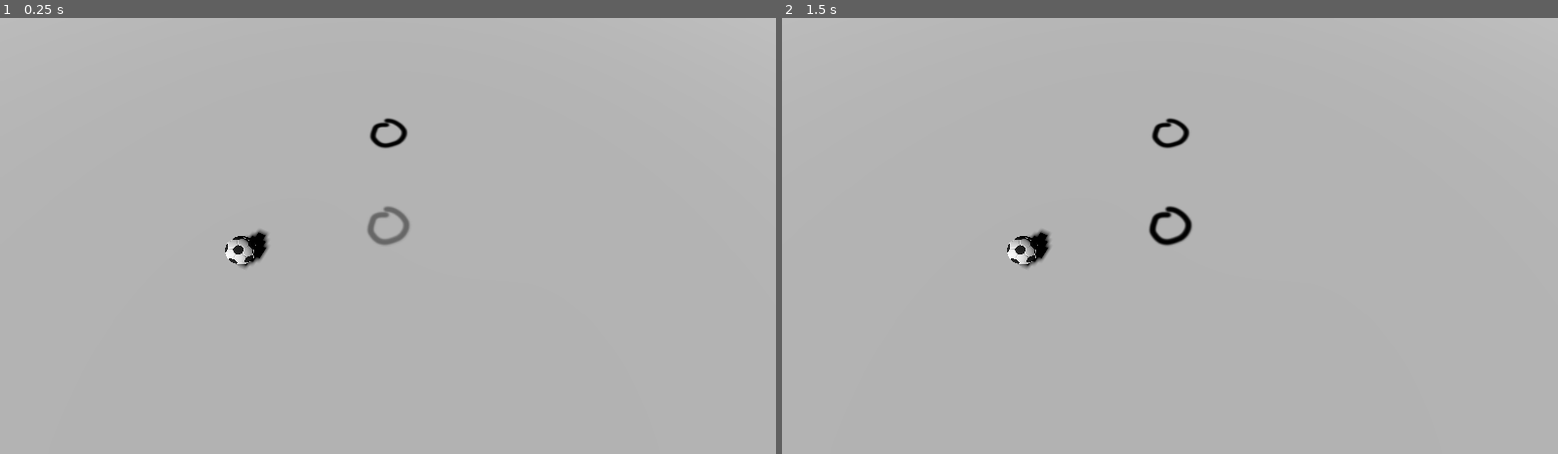
Above: before the commit, frames 1-2 (left to right).
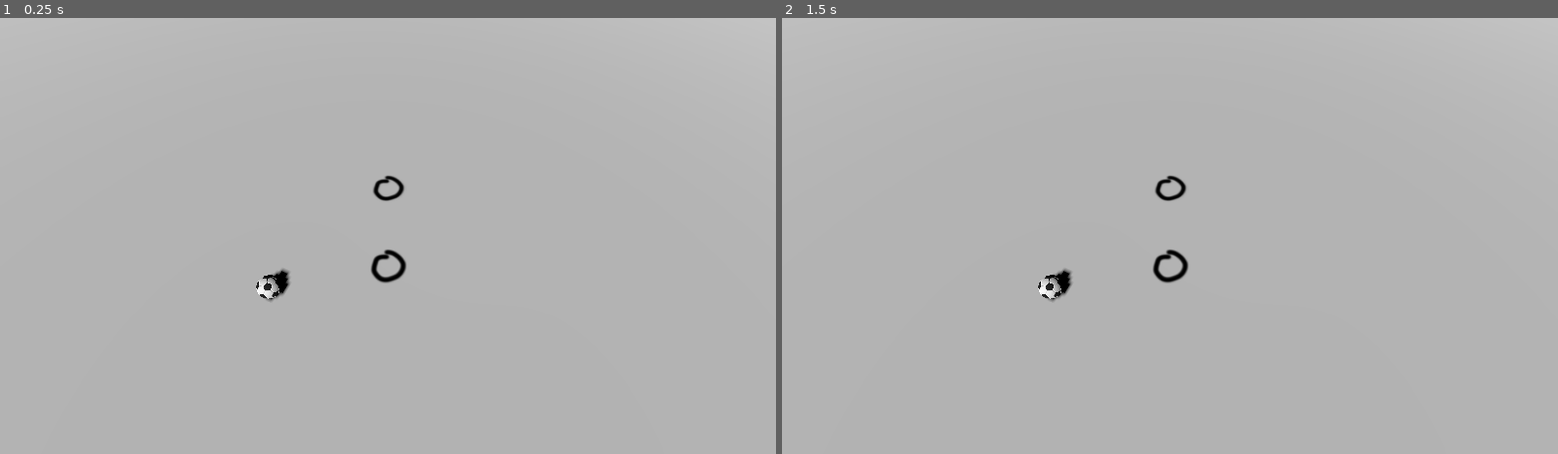
Above: after the commit, the same moments.

Repository: sundowns/gmtk-2025
Game: Godot game, scene res://game.tscn
Same seed, same stepped clock (60 frames per second), same inputs: the game is played once before the commit and once after it.
Inputs (mouse positions are in pixels of both pictures, inside the frame that each line leads up to):
- Up to frame 1 (0.25 s): no input
- Up to frame 2 (1.5 s): tap Enter (start_recording) at 0.5, 1.25, 1.35 s; move the mouse to (1340, 214) at 0.52 s; press the mouse at (1340, 214) at 0.53 s; hold D (move_right) 0.53-1.28 s; move the mouse to (1014, 257) at 1.27 s; release the mouse at (1014, 257) at 1.28 s; hold S (move_down) from 1.28 s (still down)

The runs differ from the first frame. In frame 1, 1.2% of the frame differs, in the area x 29-53%, y 22-66%; in frame 2, 1.2%.

Commit message:
replay camera to follow average position of players

Diff:
--- a/entities/camera/camera_controller.gd
+++ b/entities/camera/camera_controller.gd
@@ -15,9 +15,29 @@
 func initialise() -> void:
 	CursorManager.set_camera(camera)
 
-func _physics_process(_delta: float) -> void:
-	if (target != null):
-		global_position = global_position.lerp(target.global_position, 1.0 - exp(-_delta * move_speed))
+func _physics_process(delta: float) -> void:
+	match GameModeManager.current_mode:
+		GameModeManager.GameMode.PLANNING:
+			planning_mode_update(delta)
+		GameModeManager.GameMode.REPLAY:
+			replay_mode_update(delta)
 
 func _on_new_player_selected(player: Player) -> void:
 	target = player
+
+func planning_mode_update(delta: float):
+	if (target != null):
+		move_towards_target_position(target.global_position, delta)
+
+func replay_mode_update(delta: float):
+	var count: int = 0
+	var aggregate_position: Vector3 = Vector3.ZERO
+	for node in get_tree().get_nodes_in_group("Players"):
+		if node is not Player: continue # shouldnt happen but oh well
+		aggregate_position += (node as Player).global_position
+		count += 1
+	var average_position := aggregate_position/count
+	move_towards_target_position(average_position, delta)
+
+func move_towards_target_position(target_position: Vector3, delta: float):
+	global_position = global_position.lerp(target_position, 1.0 - exp(-delta * move_speed))
--- a/entities/camera/camera_controller.tscn
+++ b/entities/camera/camera_controller.tscn
@@ -6,4 +6,4 @@
 script = ExtResource("1_lsbxg")
 
 [node name="Camera3D" type="Camera3D" parent="."]
-transform = Transform3D(1, 0, 0, 0, 0.370022, 0.929023, 0, -0.929023, 0.370022, 0, 4.39371, 1.87173)
+transform = Transform3D(1, 0, 0, 0, 0.446197, 0.894935, 0, -0.894935, 0.446197, 0, 5.5, 2)
--- a/entities/player/Player.tscn
+++ b/entities/player/Player.tscn
@@ -15,7 +15,7 @@
 [sub_resource type="BoxMesh" id="BoxMesh_453mm"]
 size = Vector3(0.5, 0.7, 0.5)
 
-[node name="Player" type="Node3D"]
+[node name="Player" type="Node3D" groups=["Players"]]
 script = ExtResource("1_mab2k")
 
 [node name="Planning" type="Node3D" parent="."]
--- a/entities/player/player.gd
+++ b/entities/player/player.gd
@@ -1,10 +1,10 @@
 extends Node3D
 class_name Player
 
-@onready var planning: Node3D = get_node("Planning")
-@onready var planning_sprite: Sprite3D = get_node("Planning/Sprite3D")
-@onready var replay: Node3D = get_node("Replay")
-@onready var replay_mesh: MeshInstance3D = get_node("Replay/ReplayMesh")
+@onready var planning: Node3D = $"Planning"
+@onready var planning_sprite: Sprite3D = $"Planning/Sprite3D"
+@onready var replay: Node3D = $"Replay"
+@onready var replay_mesh: MeshInstance3D = $"Replay/ReplayMesh"
 
 @export var is_selected: bool = false
 @export var move_speed: float = 3
--- a/game.tscn
+++ b/game.tscn
@@ -1,6 +1,6 @@
 [gd_scene load_steps=4 format=3 uid="uid://bcsw51ohk7d33"]
 
-[ext_resource type="PackedScene" uid="uid://bho060bswfykv" path="res://world.tscn" id="1_80nbo"]
+[ext_resource type="PackedScene" uid="uid://bho060bswfykv" path="res://World.tscn" id="1_80nbo"]
 [ext_resource type="Script" uid="uid://bjoylncbpx2xf" path="res://game.gd" id="1_e2o6t"]
 [ext_resource type="PackedScene" uid="uid://bkcsengb0i64i" path="res://ui/ui_layer.tscn" id="3_feb5d"]
 
